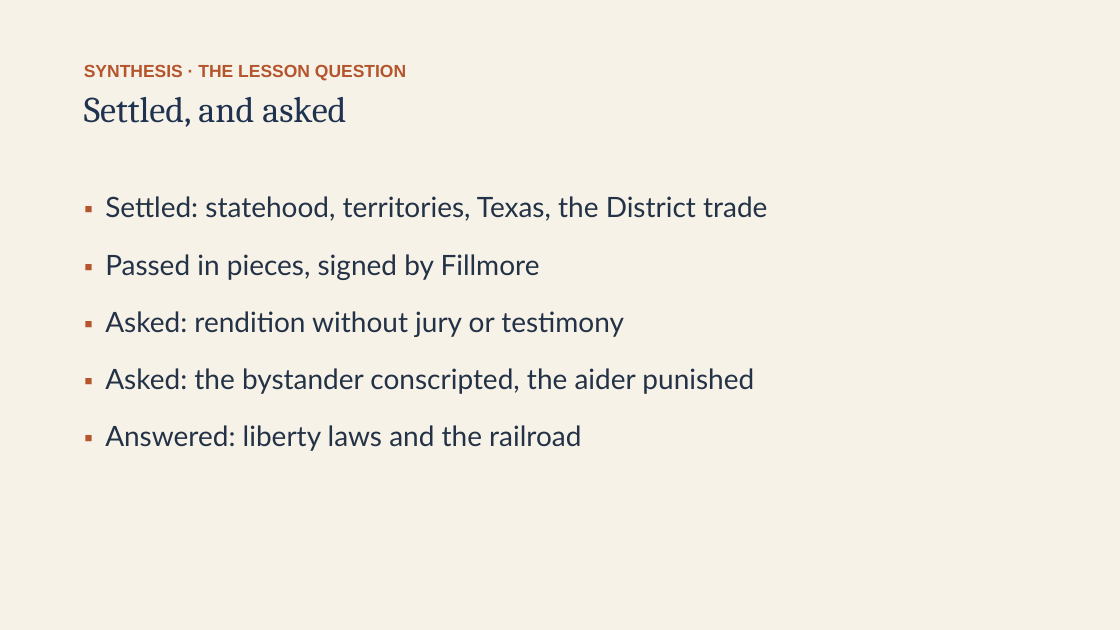
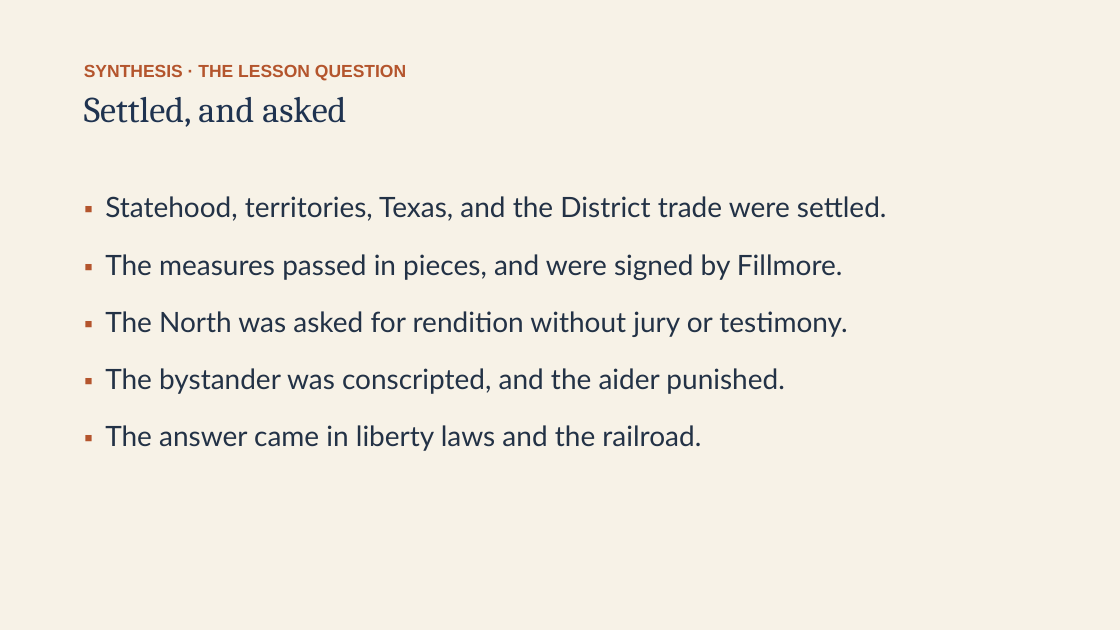
Before and after one commit to ab17gthb/humanities-curriculum-group, a slide deck: slide 21 of sectional-crisis/lesson-01/lesson-01-slides.pptx. Drawn at 1120x630 pixels with LibreOffice and Linux fonts; fonts in the diff are those of the drawing. Boxes give left, top, right and bottom in pixels: in the first picture for what was removed or moved away, otherwise in the second. Text is boxed around its words. In the diff, an @@ line names an element or a change of style, - is before the commit and + after.

```diff
--- a/sectional-crisis/lesson-01/lesson-01-slides.pptx
+++ b/sectional-crisis/lesson-01/lesson-01-slides.pptx
@@ text at [105, 196, 887, 451]: text changed @@
-▪ Settled: statehood, territories, Texas, the District trade
-▪ Passed in pieces, signed by Fillmore
-▪ Asked: rendition without jury or testimony
-▪ Asked: the bystander conscripted, the aider punished
-▪ Answered: liberty laws and the railroad
+▪ Statehood, territories, Texas, and the District trade were settled.
+▪ The measures passed in pieces, and were signed by Fillmore.
+▪ The North was asked for rendition without jury or testimony.
+▪ The bystander was conscripted, and the aider punished.
+▪ The answer came in liberty laws and the railroad.
```
Also in this commit, not shown: 8 other slides changed, 6 other files.
